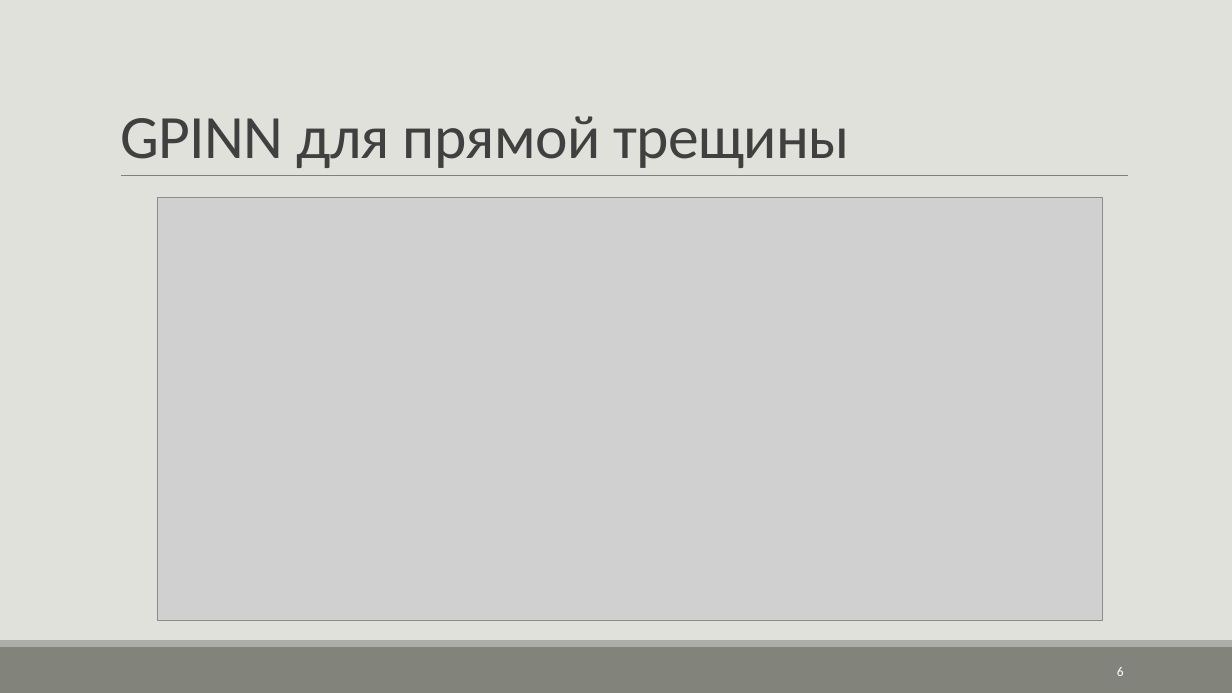
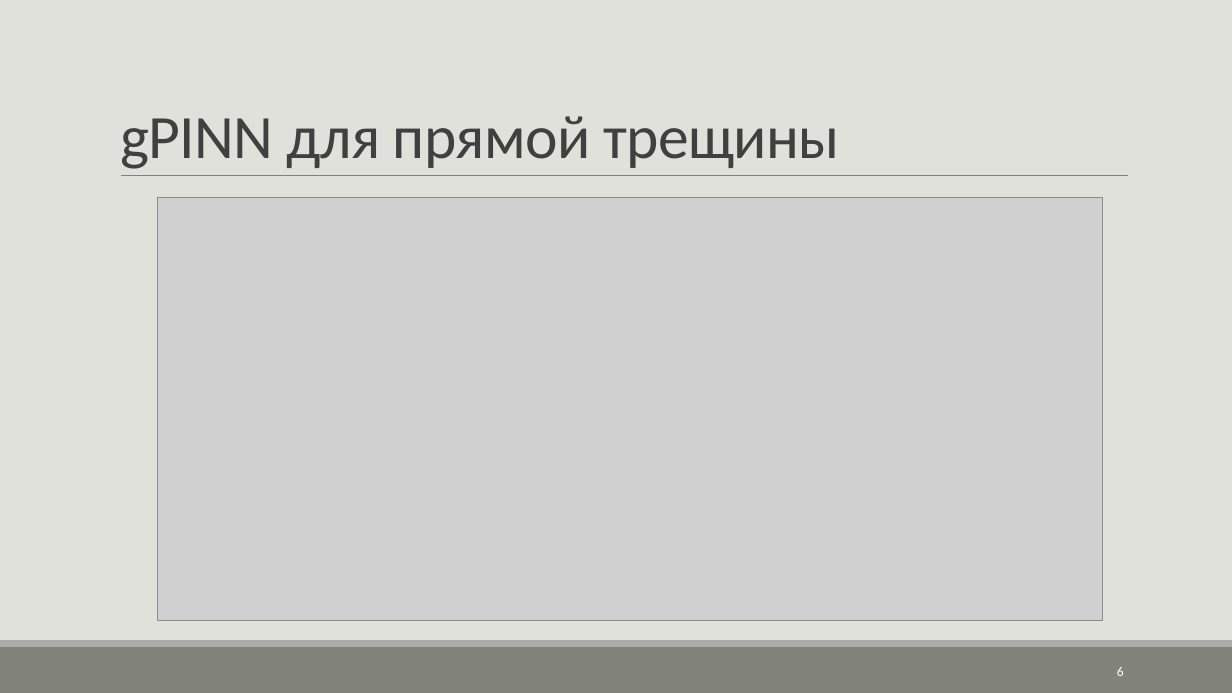
Before and after one commit to Kendorex/Navier_Stoces, a slide deck: slide 6 of Navier-Stokes.pptx. Drawn at 1232x693 pixels with LibreOffice and Linux fonts; fonts in the diff are those of the drawing; grey boxes stand for pictures. Boxes give left, top, right and bottom in pixels: in the first picture for what was removed or moved away, otherwise in the second. Text is boxed around its words. In the diff, an @@ line names an element or a change of style, - is before the commit and + after.

```diff
--- a/Navier-Stokes.pptx
+++ b/Navier-Stokes.pptx
@@ title at bbox=[120, 116, 839, 169]: text changed @@
-GPINN для прямой трещины
+gPINN для прямой трещины
```
Also in this commit, not shown: 4 other slides changed.
